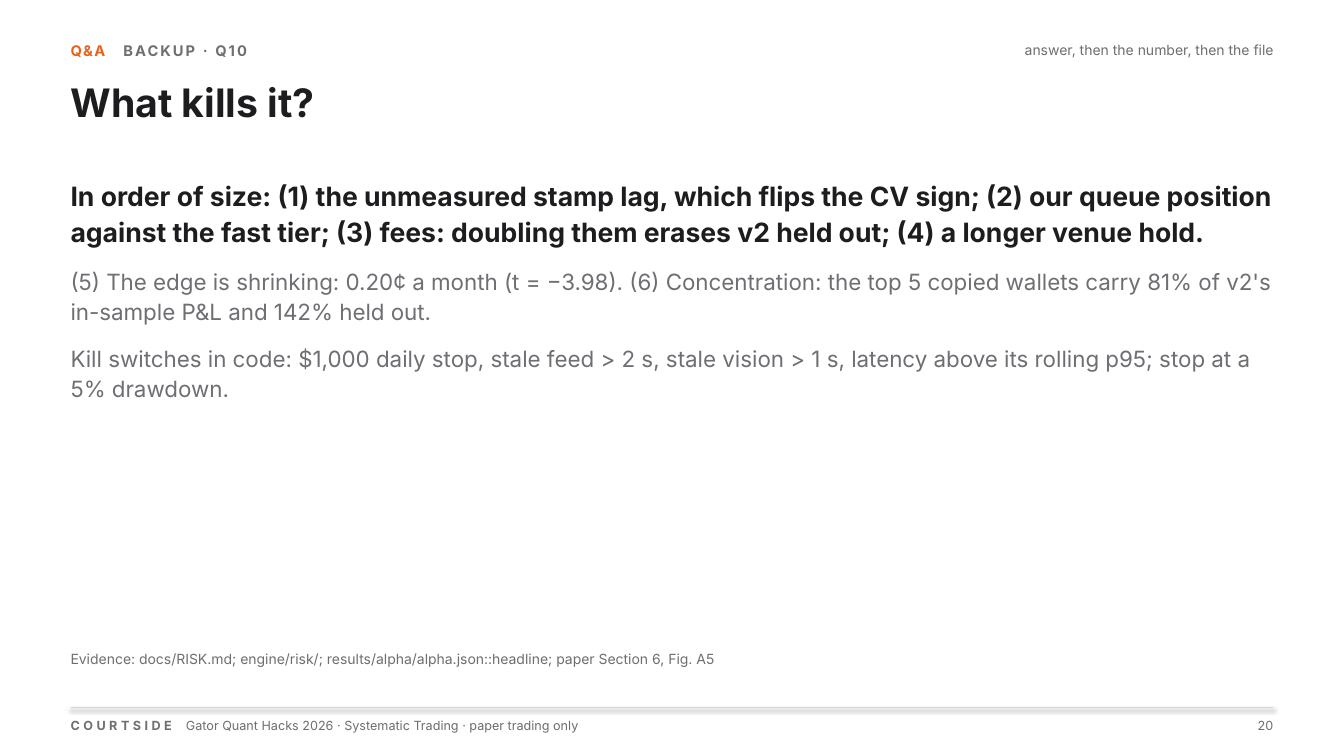
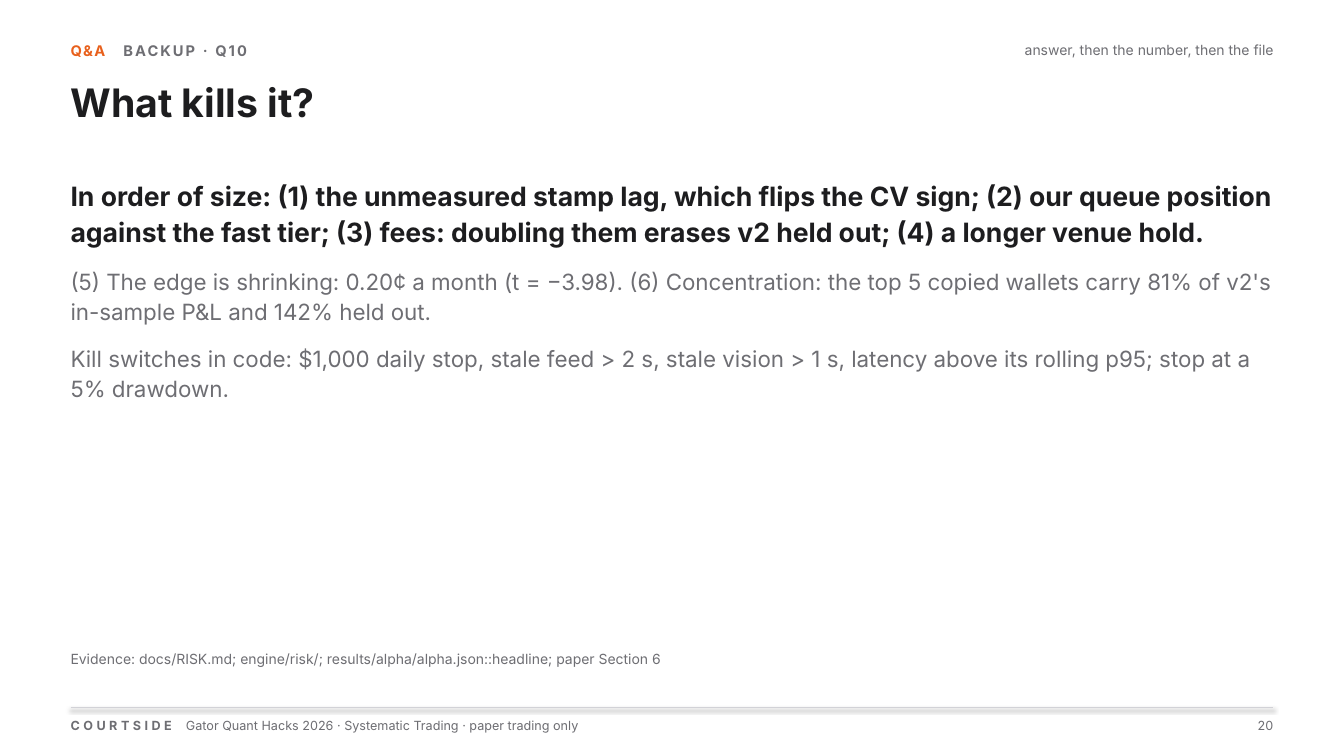
Before and after one commit to OjasMishra32/computervisionpredictivetabletennismoneymachineouuushiii, a slide deck: slide 20 of docs/deck/courtside.pptx. Drawn at 1344x756 pixels with LibreOffice and Linux fonts; fonts in the diff are those of the drawing. Boxes give left, top, right and bottom in pixels: in the first picture for what was removed or moved away, otherwise in the second. Text is boxed around its words. In the diff, an @@ line names an element or a change of style, - is before the commit and + after.

```diff
--- a/docs/deck/courtside.pptx
+++ b/docs/deck/courtside.pptx
@@ text at [71,653,661,667]: text changed @@
-Evidence: docs/RISK.md; engine/risk/; results/alpha/alpha.json::headline; paper Section 6, Fig. A5
+Evidence: docs/RISK.md; engine/risk/; results/alpha/alpha.json::headline; paper Section 6
```
Also in this commit, not shown: 13 other slides changed, 41 other files.
